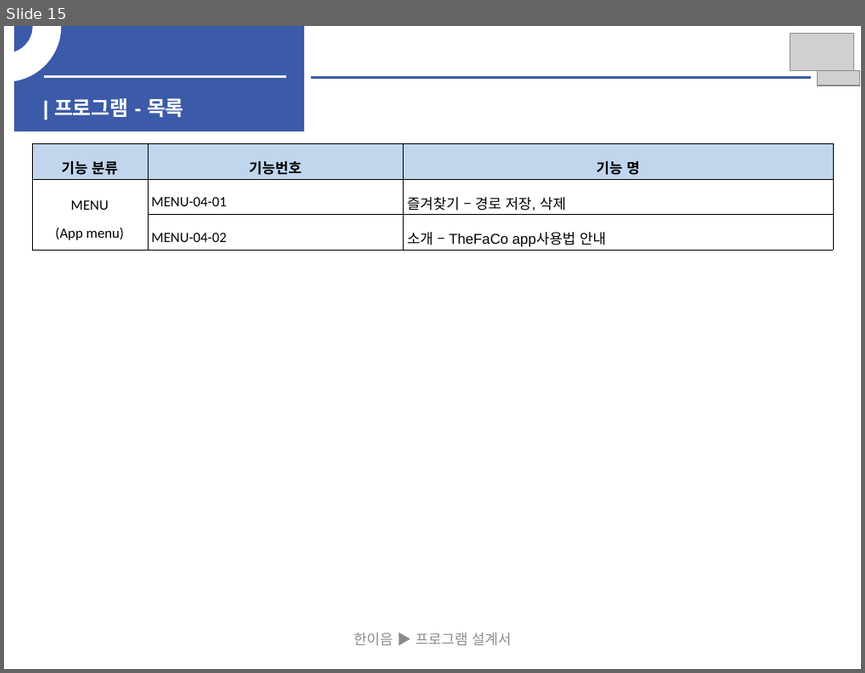
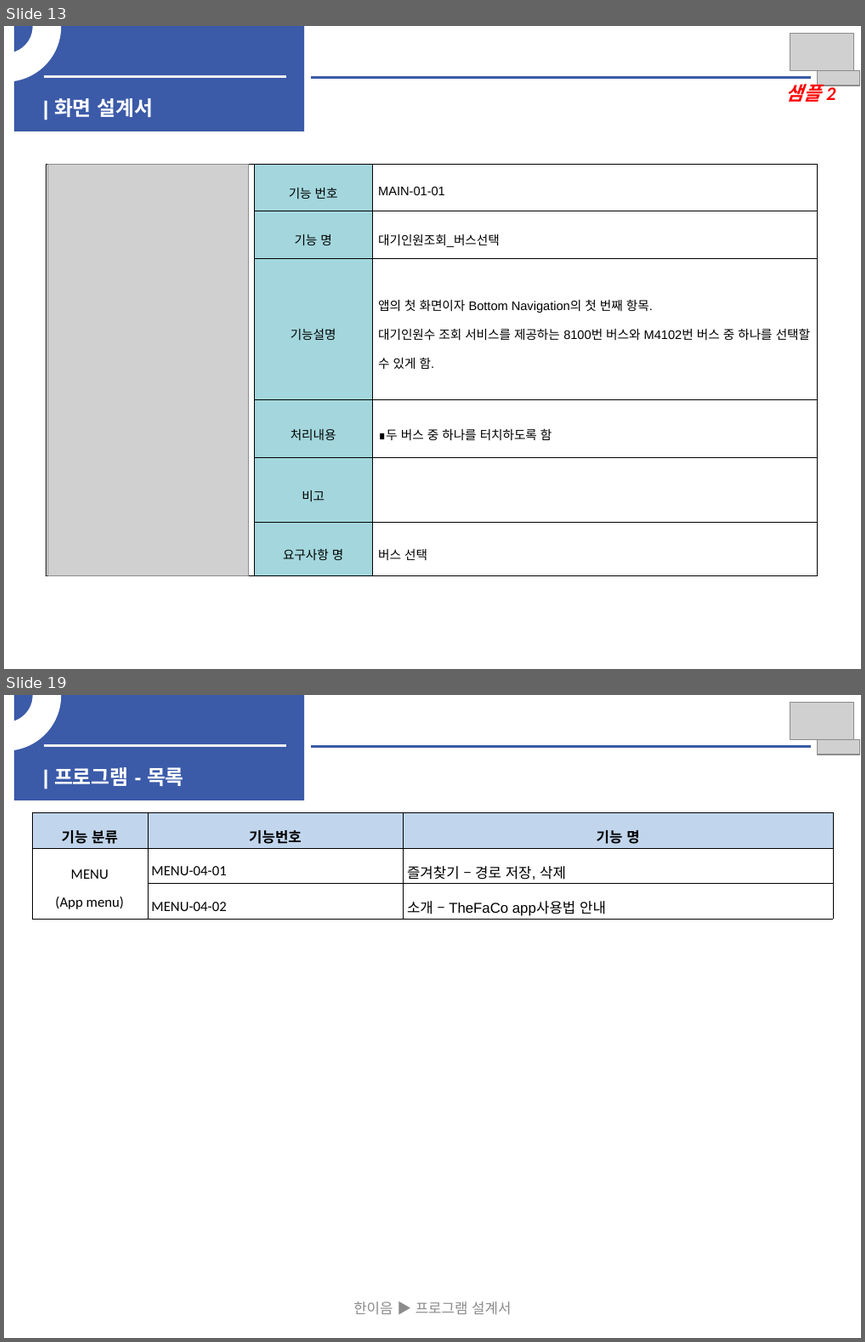
Before and after one commit to woojin1027/THE-FACO, a slide deck: 중간보고서/중간보고서.pptx. Shown one above the other, each under a label of ours: slide 15 before the commit, slides 13 and 19 after it; the slides between them are not shown. The pictures are 865x673 and 865x1342 pixels, drawn with LibreOffice and Linux fonts; fonts in the diff are those of the drawing; grey boxes stand for pictures. Boxes give left, top, right and bottom in pixels: in the first picture for what was removed or moved away, otherwise in the second. Text is boxed around its words. In the diff, an @@ line names an element or a change of style, - is before the commit and + after.

```diff
--- a/중간보고서/중간보고서.pptx
+++ b/중간보고서/중간보고서.pptx
@@ slide 13 added at [4, 26, 861, 669], background #FFFFFF @@
@@ arch (boxed as its full ring) added at [4, 26, 61, 82], fill #FFFFFF, outline #FFFFFF 1 pt @@
@@ rectangle added at [14, 26, 305, 131], fill #3B5AA8 @@
@@ picture added at [789, 34, 853, 71] @@
@@ line added from (43, 76) to (287, 76), #F2F2F2 2.25 pt @@
@@ picture added at [817, 70, 860, 86] @@
@@ text added at [54, 98, 154, 117], 17 pt, text #FFFFFF, bold @@
+| 화면 설계서
@@ line added from (311, 77) to (811, 77), #3B5AA8 2.25 pt @@
@@ text added at [786, 80, 835, 102], 16 pt, text #FF0000, bold, italic @@
+샘플 2
@@ table added at [46, 164, 817, 575], 6 rows, 3 columns @@
+ | 기능 번호 | MAIN-01-01
+ | 기능 명 | 대기인원조회_버스선택
+ | 기능설명 | 앱의 첫 화면이자 Bottom Navigation의 첫 번째 항목. / 대기인원수 조회 서비스를 제공하는 8100번 버스와 M4102번 버스 중 하나를 선택할 수 있게 함.
+ | 처리내용 | ∎두 버스 중 하나를 터치하도록 함
+ | 비고 | 
+ | 요구사항 명 | 버스 선택
@@ picture added at [47, 164, 248, 575] @@
@@ what was slide 15 is now slide 19 @@
```
Also in this commit, not shown: 4 slides changed, 4 other slides added.
